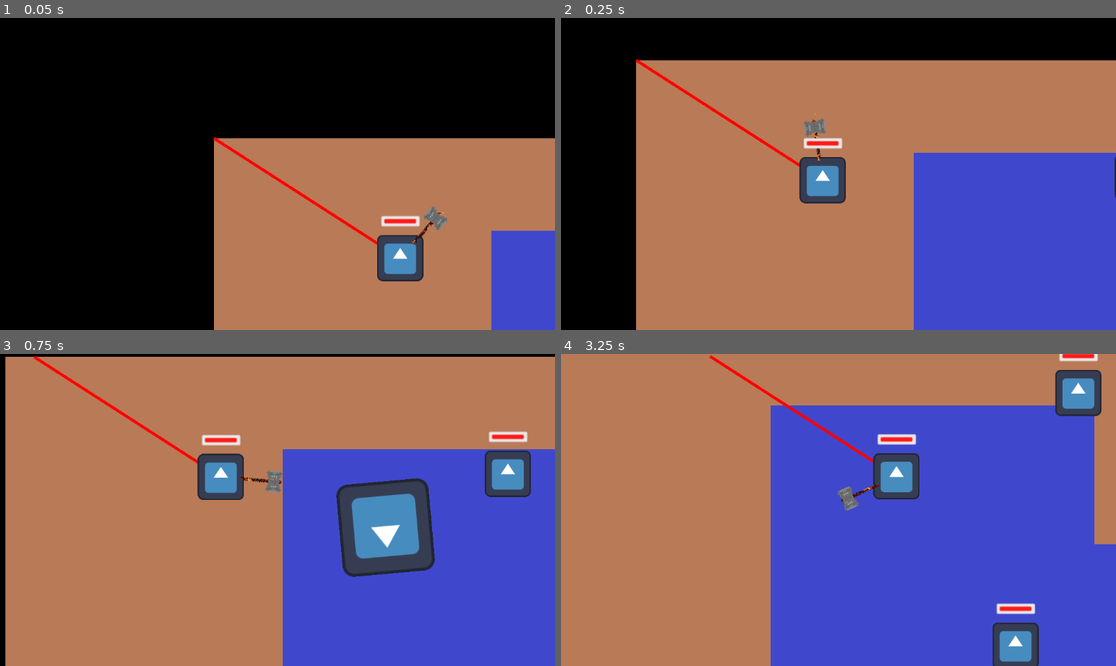
Above: before the commit, frames 1-4 (two rows, left to right).
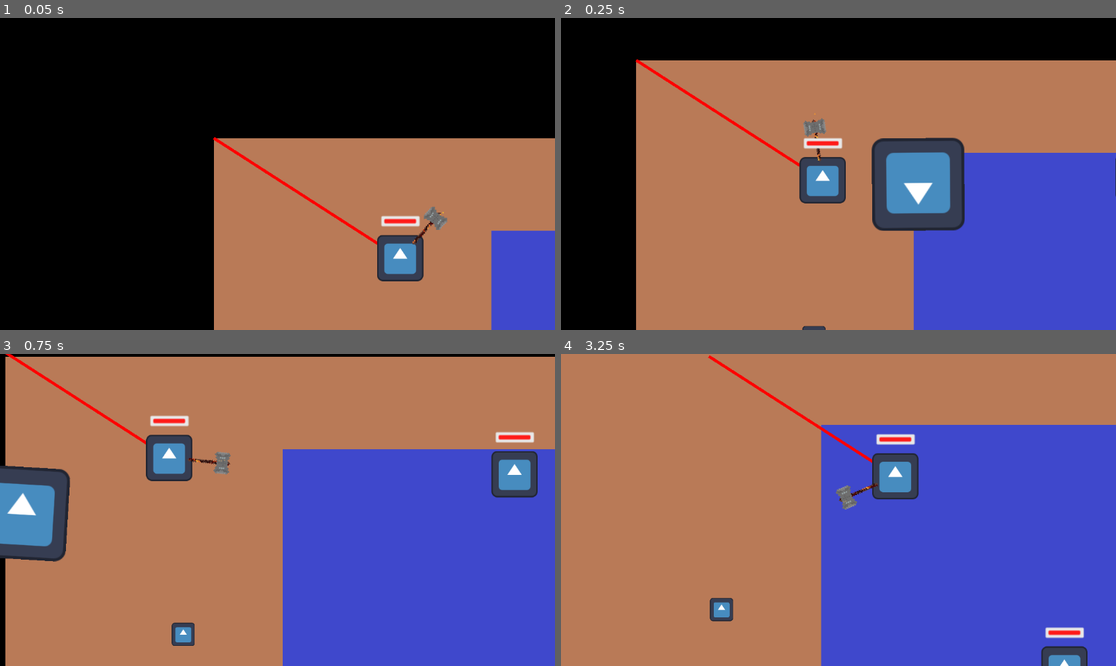
Above: after the commit, the same moments.

Repository: Arthexs/Rising-gamejam
Game: Godot game, scene res://Scenes/Main/main.tscn
Same seed, same stepped clock (60 frames per second), same inputs: the game is played once before the commit and once after it. The engine's default icon, where the game draws it, is replaced by a stand-in: a white triangle on a blue panel in a dark square.
Inputs (mouse positions are in pixels of both pictures, inside the frame that each line leads up to):
- Up to frame 1 (0.05 s): no input
- Up to frame 2 (0.25 s): no input
- Up to frame 3 (0.75 s): move the mouse to (399, 494) at 0.52 s; hold D (Right) from 0.53 s (still down)
- Up to frame 4 (3.25 s): move the mouse to (727, 525) at 1.27 s; release D (Right) at 1.28 s; hold S (Down) 1.28-2.03 s; move the mouse to (894, 441) at 2.02 s; hold D (Right) 2.03-2.78 s; move the mouse to (810, 572) at 2.77 s; hold W (Up) from 2.78 s (still down)

Frame 1 is identical in both runs. In frame 2, 5.0% of the frame differs, in the area x 43-100%, y 38-100%; in frame 3, 14%; in frame 4, 16%, in the area x 26-100%, y 0-100%.

Commit message:
Start work on items

Diff:
--- /dev/null
+++ b/Scenes/Items/item.gd
@@ -0,0 +1,10 @@
+extends Sprite2D
+
+class_name BaseItem
+
+@export var player: Player
+var cost: int = 10
+var text: String = "Test item with text"
+
+#func buy()
+	#
--- /dev/null
+++ b/Scenes/Items/item.tscn
@@ -0,0 +1,19 @@
+[gd_scene load_steps=4 format=3 uid="uid://2hfgbvgo20vm"]
+
+[ext_resource type="Script" uid="uid://7i0bmdrrsw00" path="res://Scenes/Items/test_item.gd" id="1_eb5tt"]
+[ext_resource type="Texture2D" uid="uid://ccrdslwfsw0xn" path="res://icon.svg" id="1_nd5d4"]
+
+[sub_resource type="CircleShape2D" id="CircleShape2D_eb5tt"]
+radius = 16.0
+
+[node name="Item" type="Sprite2D"]
+scale = Vector2(0.125, 0.125)
+texture = ExtResource("1_nd5d4")
+script = ExtResource("1_eb5tt")
+
+[node name="InteractionRange" type="Area2D" parent="."]
+collision_layer = 8
+collision_mask = 8
+
+[node name="CollisionShape2D" type="CollisionShape2D" parent="InteractionRange"]
+shape = SubResource("CircleShape2D_eb5tt")
--- /dev/null
+++ b/Scenes/Items/test_item.gd
@@ -0,0 +1,4 @@
+extends BaseItem
+
+func _ready() -> void:
+	cost = 20
--- a/Scenes/Main/main.tscn
+++ b/Scenes/Main/main.tscn
@@ -6,6 +6,7 @@
 [ext_resource type="PackedScene" uid="uid://mdyfi8kuwke7" path="res://Scenes/Camera/player_camera.tscn" id="3_5yls4"]
 [ext_resource type="PackedScene" uid="uid://djwlxf205tx6g" path="res://Scenes/Map/main_tile_map_layer.tscn" id="4_5yls4"]
 [ext_resource type="PackedScene" uid="uid://c77rs567yitg2" path="res://Scenes/Mobs/melee_mob.tscn" id="5_p6jpk"]
+[ext_resource type="PackedScene" uid="uid://2hfgbvgo20vm" path="res://Scenes/Items/item.tscn" id="5_xlvfx"]
 
 [node name="Main" type="Node2D"]
 script = ExtResource("1_1r6ip")
@@ -16,6 +17,9 @@
 [node name="MainTileMapLayer" parent="." node_paths=PackedStringArray("player") instance=ExtResource("4_5yls4")]
 player = NodePath("../Player")
 mob_scene = ExtResource("5_p6jpk")
+
+[node name="Item" parent="." instance=ExtResource("5_xlvfx")]
+position = Vector2(123, 192)
 
 [node name="RangedMob" parent="." node_paths=PackedStringArray("player") instance=ExtResource("2_p6jpk")]
 position = Vector2(347, 81)
--- a/Scenes/Mobs/melee_mob.tscn
+++ b/Scenes/Mobs/melee_mob.tscn
@@ -7,8 +7,8 @@
 [sub_resource type="PhysicsMaterial" id="PhysicsMaterial_dqgl2"]
 rough = true
 
-[sub_resource type="RectangleShape2D" id="RectangleShape2D_xsotj"]
-size = Vector2(32, 32)
+[sub_resource type="CircleShape2D" id="CircleShape2D_ljmiq"]
+radius = 16.0
 
 [sub_resource type="RectangleShape2D" id="RectangleShape2D_dqgl2"]
 size = Vector2(40, 40)
@@ -26,7 +26,7 @@
 texture = ExtResource("2_ljmiq")
 
 [node name="CollisionShape2D" type="CollisionShape2D" parent="."]
-shape = SubResource("RectangleShape2D_xsotj")
+shape = SubResource("CircleShape2D_ljmiq")
 
 [node name="NavigationAgent2D" type="NavigationAgent2D" parent="."]
 
--- a/Scenes/Mobs/ranged_mob.tscn
+++ b/Scenes/Mobs/ranged_mob.tscn
@@ -7,8 +7,8 @@
 
 [sub_resource type="PhysicsMaterial" id="PhysicsMaterial_jcomp"]
 
-[sub_resource type="RectangleShape2D" id="RectangleShape2D_cmymi"]
-size = Vector2(32, 32)
+[sub_resource type="CircleShape2D" id="CircleShape2D_5bao8"]
+radius = 16.0
 
 [sub_resource type="CircleShape2D" id="CircleShape2D_tmhk6"]
 radius = 181.011
@@ -23,7 +23,7 @@
 projectile_scene = ExtResource("2_5bao8")
 
 [node name="CollisionShape2D" type="CollisionShape2D" parent="."]
-shape = SubResource("RectangleShape2D_cmymi")
+shape = SubResource("CircleShape2D_5bao8")
 
 [node name="Sprite2D" type="Sprite2D" parent="."]
 scale = Vector2(0.25, 0.25)
--- a/Scenes/Player/player.gd
+++ b/Scenes/Player/player.gd
@@ -50,6 +50,8 @@
 		move_and_slide()
 	else:
 		global_position += velocity * delta
+
+	handle_items()
 	#queue_redraw()  # Forces redraw every frame
 
 func apply_velocity(v: Vector2, hitable: bool) -> void:
@@ -80,3 +82,14 @@
 
 func _on_hurt_box_body_shape_entered(body_rid: RID, body: Node2D, body_shape_index: int, local_shape_index: int) -> void:
 	hurtbox_hit.emit(body_rid, body, body_shape_index, local_shape_index)
+
+func handle_items() -> void:
+	var areas_overlapping: Array[Area2D] = hurtbox.get_overlapping_areas()
+	var closest_item: BaseItem = BaseItem.new()
+	closest_item.cost = -1
+	for area: Area2D in areas_overlapping:
+		var collider_root: Node2D = area.owner
+		if not collider_root is BaseItem:
+			continue
+
+		var item: BaseItem = collider_root as BaseItem
--- a/Scenes/Player/player.tscn
+++ b/Scenes/Player/player.tscn
@@ -149,8 +149,8 @@
 node_b = NodePath("../weapon")
 
 [node name="Hitbox" type="Area2D" parent="."]
-collision_layer = 4
-collision_mask = 4
+collision_layer = 12
+collision_mask = 12
 
 [node name="CollisionShape2D" type="CollisionShape2D" parent="Hitbox"]
 shape = SubResource("RectangleShape2D_mtuoh")
--- a/project.godot
+++ b/project.godot
@@ -49,6 +49,7 @@
 [layer_names]
 
 2d_physics/layer_3="Doors"
+2d_physics/layer_4="Items"
 
 [rendering]
 
Not shown, added: Scenes/Items/item.gd.uid
Not shown, added: Scenes/Items/test_item.gd.uid
Not shown: 1 places in Scenes/Main/main.tscn that only renumber resources
